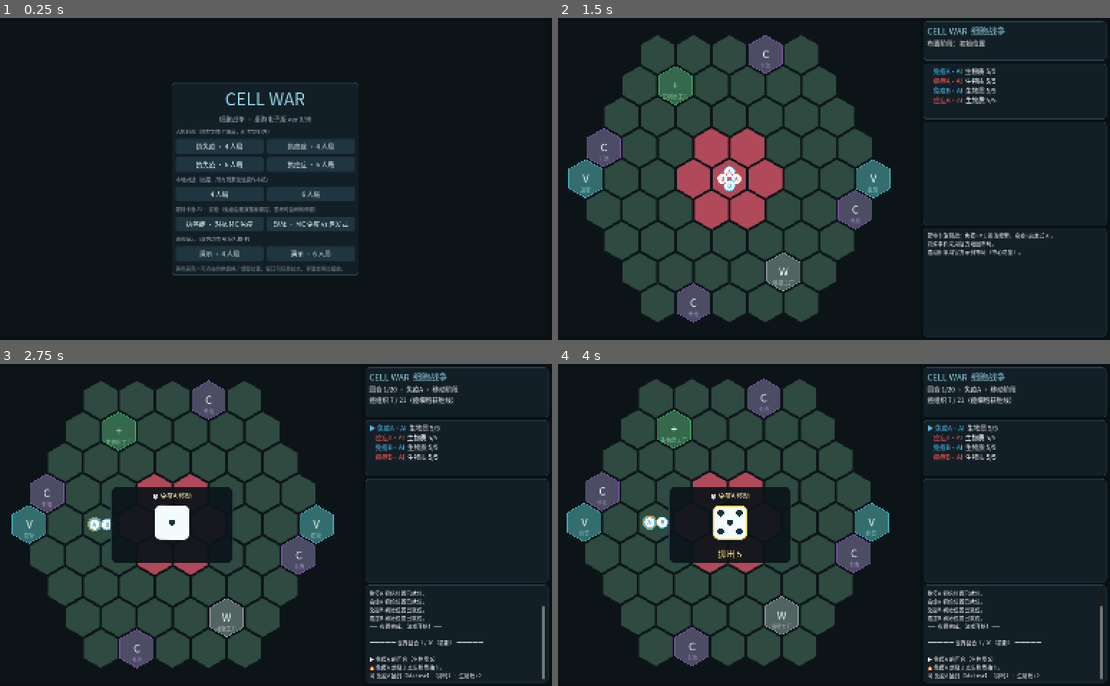
Above: before the commit, frames 1-4 (two rows, left to right).
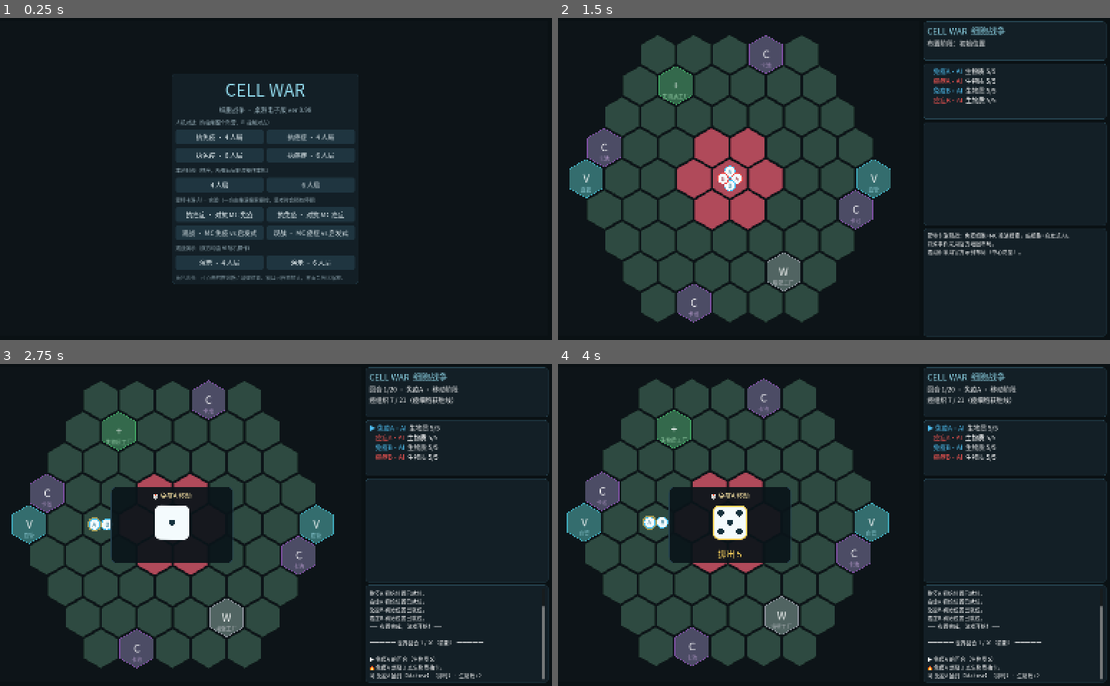
Above: after the commit, the same moments.

Repository: Kevinnb66699/SpringSense-2026-2027-Cell-War
Game: Godot game, scene res://scenes/Main.tscn
The game is run twice, just before and just after one commit, with the same random seed, the same clock (stepped at 60 frames per second) and the same inputs.
Inputs (mouse positions are in pixels of both pictures, inside the frame that each line leads up to):
- Up to frame 1 (0.25 s): no input
- Up to frame 2 (1.5 s): click "观战 · MC 免疫 vs 启发式" at 0.5 s; move the mouse to (729, 179) at 1.27 s; click (729, 179) at 1.42 s
- Up to frame 3 (2.75 s): tap Enter at 2 s; move the mouse to (149, 541) at 2.02 s; click (149, 541) at 2.17 s
- Up to frame 4 (4 s): move the mouse to (878, 454) at 2.77 s; click (878, 454) at 2.92 s; tap Space at 3.5 s; move the mouse to (795, 589) at 3.52 s; click (795, 589) at 3.67 s

The runs differ from the first frame. In frame 1, 9.4% of the frame differs, in the area x 31-65%, y 17-83%; in frame 2, 2.5%; in frame 3, less than 0.1%; in frame 4, nothing differs.

Commit message:
蒙特卡洛 AI 开放癌症侧：菜单扩为对战/观战各两方向
- 主菜单 MC 区新增"执免疫 · 对抗 MC 癌症"与"观战 · MC 癌症 vs 启发式"
- mc 模式的 MC 阵营改为按人类执方自动取对面；观战模式按按钮指定
- 开局日志按实际 MC 阵营生成文案；README 同步

Co-Authored-By: Claude Fable 5 <noreply@anthropic.com>

Diff:
--- a/game/scenes/MenuScreen.tscn
+++ b/game/scenes/MenuScreen.tscn
@@ -105,7 +105,7 @@
 layout_mode = 2
 theme_override_colors/font_color = Color(0.603922, 0.701961, 0.741176, 1)
 theme_override_font_sizes/font_size = 14
-text = "蒙特卡洛 AI · 实验（免疫由推演搜索操控，思考时会稍有停顿）"
+text = "蒙特卡洛 AI · 实验（一方由推演搜索操控，思考时会稍有停顿）"
 
 [node name="RowMc" type="HBoxContainer" parent="MenuPanel/MenuVBox"]
 layout_mode = 2
@@ -117,11 +117,27 @@
 size_flags_horizontal = 3
 text = "执癌症 · 对抗 MC 免疫"
 
-[node name="BtnMcWatch" type="Button" parent="MenuPanel/MenuVBox/RowMc"]
+[node name="BtnMcImmune" type="Button" parent="MenuPanel/MenuVBox/RowMc"]
+unique_name_in_owner = true
+layout_mode = 2
+size_flags_horizontal = 3
+text = "执免疫 · 对抗 MC 癌症"
+
+[node name="RowMcWatch" type="HBoxContainer" parent="MenuPanel/MenuVBox"]
+layout_mode = 2
+theme_override_constants/separation = 10
+
+[node name="BtnMcWatchImmune" type="Button" parent="MenuPanel/MenuVBox/RowMcWatch"]
 unique_name_in_owner = true
 layout_mode = 2
 size_flags_horizontal = 3
 text = "观战 · MC 免疫 vs 启发式"
+
+[node name="BtnMcWatchCancer" type="Button" parent="MenuPanel/MenuVBox/RowMcWatch"]
+unique_name_in_owner = true
+layout_mode = 2
+size_flags_horizontal = 3
+text = "观战 · MC 癌症 vs 启发式"
 
 [node name="SectionDemo" type="Label" parent="MenuPanel/MenuVBox"]
 layout_mode = 2
--- a/game/scripts/ui/main.gd
+++ b/game/scripts/ui/main.gd
@@ -56,13 +56,19 @@
 		bridge.main = self
 		bridge.tree = get_tree()
 		bridge.human_faction = human_faction
-	elif mode == "mc" or mode == "mc_watch":
-		# 蒙特卡洛搜索桥：免疫由推演搜索操控（mc 模式人执癌症；mc_watch 双方全 AI 观战）
+	elif mode == "mc" or mode == "mc_watch_immune" or mode == "mc_watch_cancer":
+		# 蒙特卡洛搜索桥。mc：人执一方，对方由 MC 操控；
+		# mc_watch_*：双方全 AI 观战，指定阵营用 MC、另一方用启发式
 		bridge = MCBridge.new()
 		bridge.main = self
 		bridge.tree = get_tree()
 		bridge.human_faction = human_faction
-		bridge.mc_faction = CWData.FACTION_IMMUNE
+		if mode == "mc":
+			bridge.mc_faction = CWData.FACTION_IMMUNE \
+				if human_faction == CWData.FACTION_CANCER else CWData.FACTION_CANCER
+		else:
+			bridge.mc_faction = CWData.FACTION_IMMUNE \
+				if mode == "mc_watch_immune" else CWData.FACTION_CANCER
 	else:
 		bridge = UIBridge.new()
 		bridge.main = self
@@ -72,10 +78,14 @@
 	game = CWGame.new(bridge, n_players)
 	if bridge is MCBridge:
 		bridge.game = game
+		var mc_cn: String = CWData.faction_cn(bridge.mc_faction)
 		if human_faction != "":
-			side_panel.add_log("蒙特卡洛对战：你执【%s】，免疫阵营由 MC 推演搜索操控。" % CWData.faction_cn(human_faction))
+			side_panel.add_log("蒙特卡洛对战：你执【%s】，%s阵营由 MC 推演搜索操控。" %
+				[CWData.faction_cn(human_faction), mc_cn])
 		else:
-			side_panel.add_log("蒙特卡洛观战：免疫=MC 推演搜索，癌症=启发式 AI。")
+			var other_cn: String = CWData.faction_cn(CWData.FACTION_CANCER
+				if bridge.mc_faction == CWData.FACTION_IMMUNE else CWData.FACTION_IMMUNE)
+			side_panel.add_log("蒙特卡洛观战：%s=MC 推演搜索，%s=启发式 AI。" % [mc_cn, other_cn])
 	elif bridge is HybridBridge:
 		bridge.game = game
 		side_panel.add_log("人机对战：你执【%s】阵营，对方由 AI 操作。" % CWData.faction_cn(human_faction))
--- a/game/scripts/ui/menu_screen.gd
+++ b/game/scripts/ui/menu_screen.gd
@@ -14,7 +14,9 @@
 	%BtnPvp4.pressed.connect(_pick.bind(4, "pvp", ""))
 	%BtnPvp6.pressed.connect(_pick.bind(6, "pvp", ""))
 	%BtnMcCancer.pressed.connect(_pick.bind(4, "mc", CWData.FACTION_CANCER))
-	%BtnMcWatch.pressed.connect(_pick.bind(4, "mc_watch", ""))
+	%BtnMcImmune.pressed.connect(_pick.bind(4, "mc", CWData.FACTION_IMMUNE))
+	%BtnMcWatchImmune.pressed.connect(_pick.bind(4, "mc_watch_immune", ""))
+	%BtnMcWatchCancer.pressed.connect(_pick.bind(4, "mc_watch_cancer", ""))
 	%BtnDemo4.pressed.connect(_pick.bind(4, "demo", ""))
 	%BtnDemo6.pressed.connect(_pick.bind(6, "demo", ""))
 
Not shown, changed: README.md
